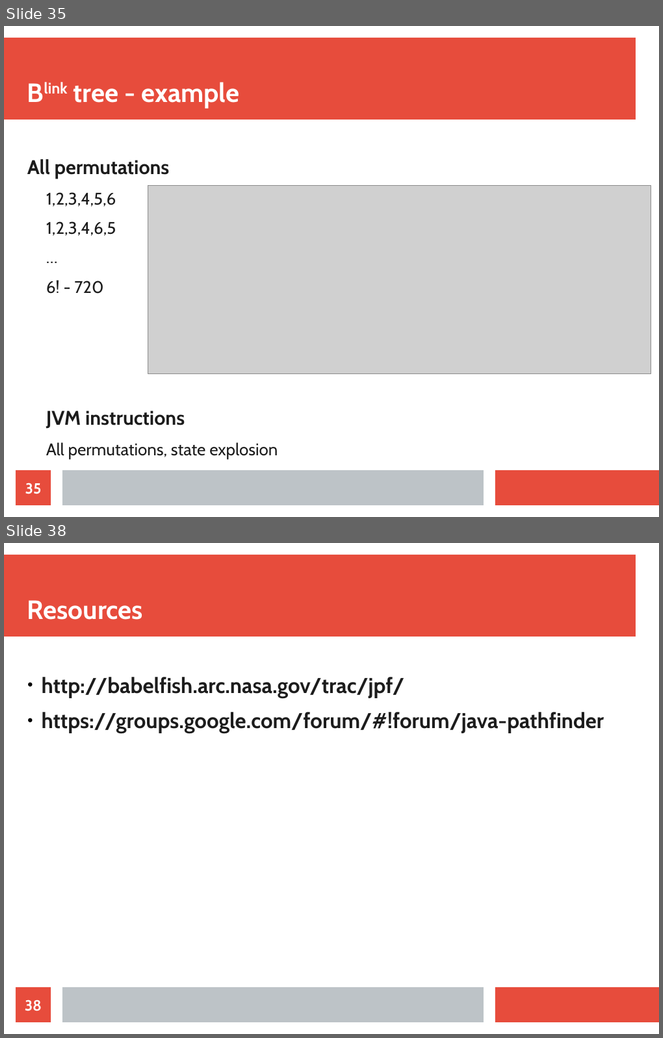
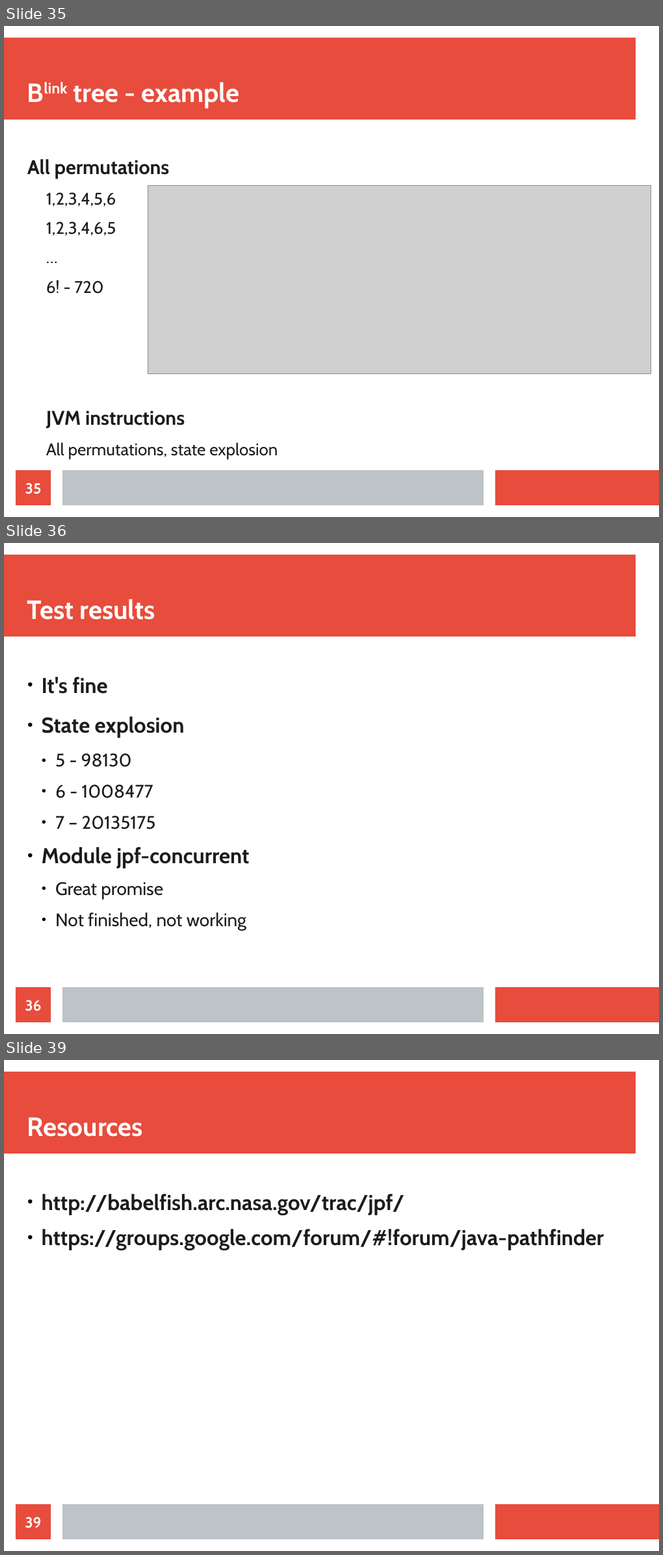
Before and after one commit to jajir/jbtree, a slide deck: jbtree/src/presentation/jbtree-0.2.odp. Shown one above the other, each under a label of ours: slides 35 and 38 before the commit, slides 35, 36 and 39 after it; the slides between them are not shown. The pictures are 663x1038 and 663x1555 pixels, drawn with LibreOffice and Linux fonts; fonts in the diff are those of the drawing; grey boxes stand for pictures. Boxes give left, top, right and bottom in pixels: in the first picture for what was removed or moved away, otherwise in the second. Text is boxed around its words. In the diff, an @@ line names an element or a change of style, - is before the commit and + after.

```diff
--- a/jbtree/src/presentation/jbtree-0.2.odp
+++ b/jbtree/src/presentation/jbtree-0.2.odp
@@ slide 36 added at [4, 543, 659, 1034], background #FFFFFF; not listed: 3 template elements that a slide beside it also shows @@
@@ title added at [27, 599, 155, 620], 32 pt, text #FFFFFF, bold @@
+Test results
@@ text added at [42, 677, 249, 931], 22 pt, text #1C1C1C @@
+● It's fine
+● State explosion
+  ● 5 - 98130
+  ● 6 - 1008477
+  ● 7 – 20135175
+● Module jpf-concurrent
+  ● Great promise
+  ● Not finished, not working
@@ page number added at [16, 988, 51, 1023], fill #E74C3C, 18 pt, text #FFFFFF, bold @@
+36
@@ what was slide 38 is now slide 39 @@
@@ page number at [25, 1517, 41, 1529]: text changed @@
-38
+39
```
Also in this commit, not shown: 3 slides changed, 1 other slide added, 1 slide removed.
